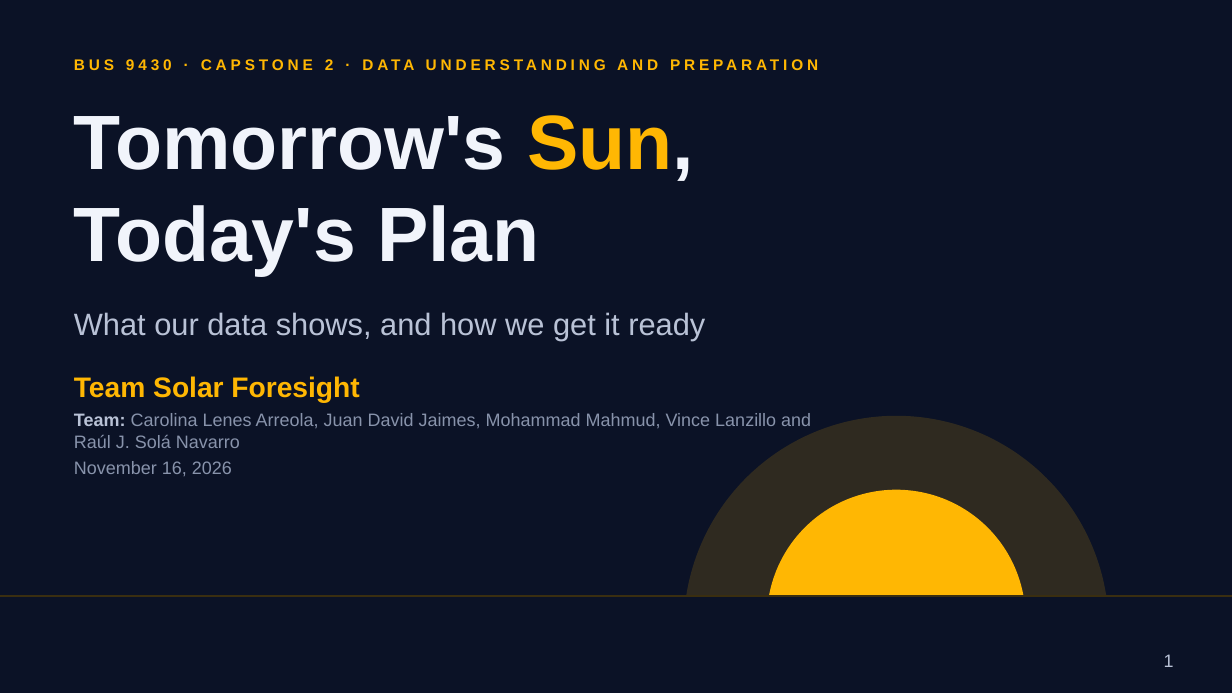
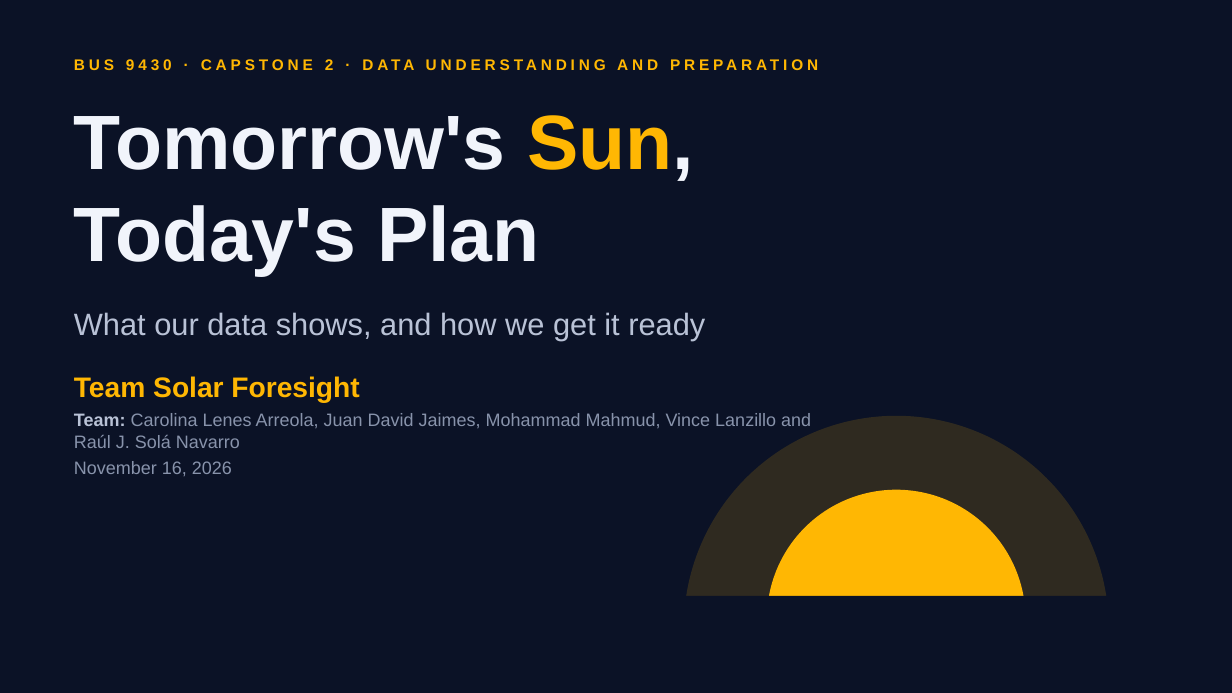
Before and after one commit to RaulSolaNavarro/caiso-solar-forecast, a slide deck: slide 1 of deck/capstone2/Capstone2_Deck.pptx. Drawn at 1232x693 pixels with LibreOffice and Linux fonts; fonts in the diff are those of the drawing. Boxes give left, top, right and bottom in pixels: in the first picture for what was removed or moved away, otherwise in the second. Text is boxed around its words. In the diff, an @@ line names an element or a change of style, - is before the commit and + after.

```diff
--- a/deck/capstone2/Capstone2_Deck.pptx
+++ b/deck/capstone2/Capstone2_Deck.pptx
@@ line removed from (0, 596) to (1232, 596) @@
@@ page number removed at box(1164, 654, 1174, 667) @@
-1
```
Also in this commit, not shown: 14 other slides changed, 4 slides added, 1 slide removed, 6 other files.
